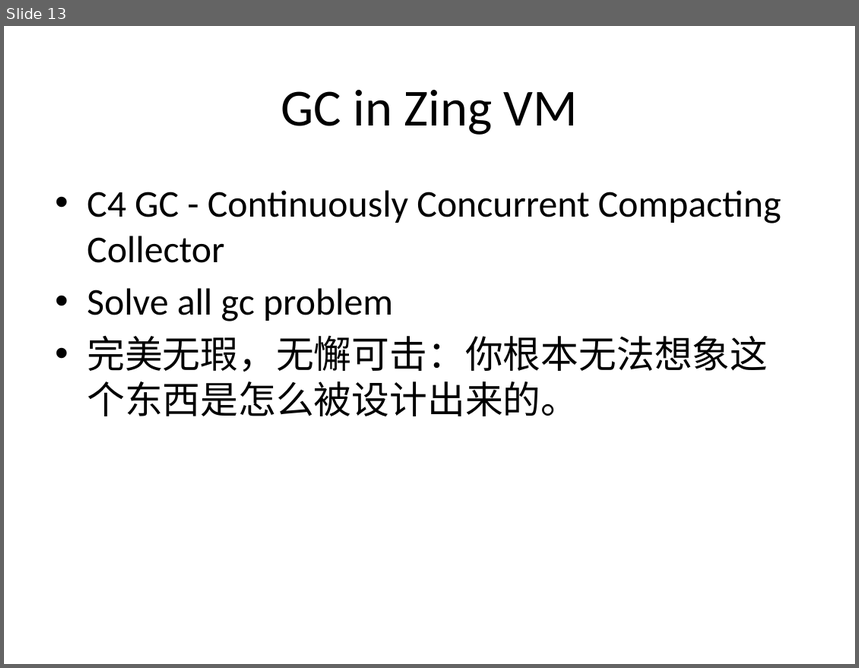
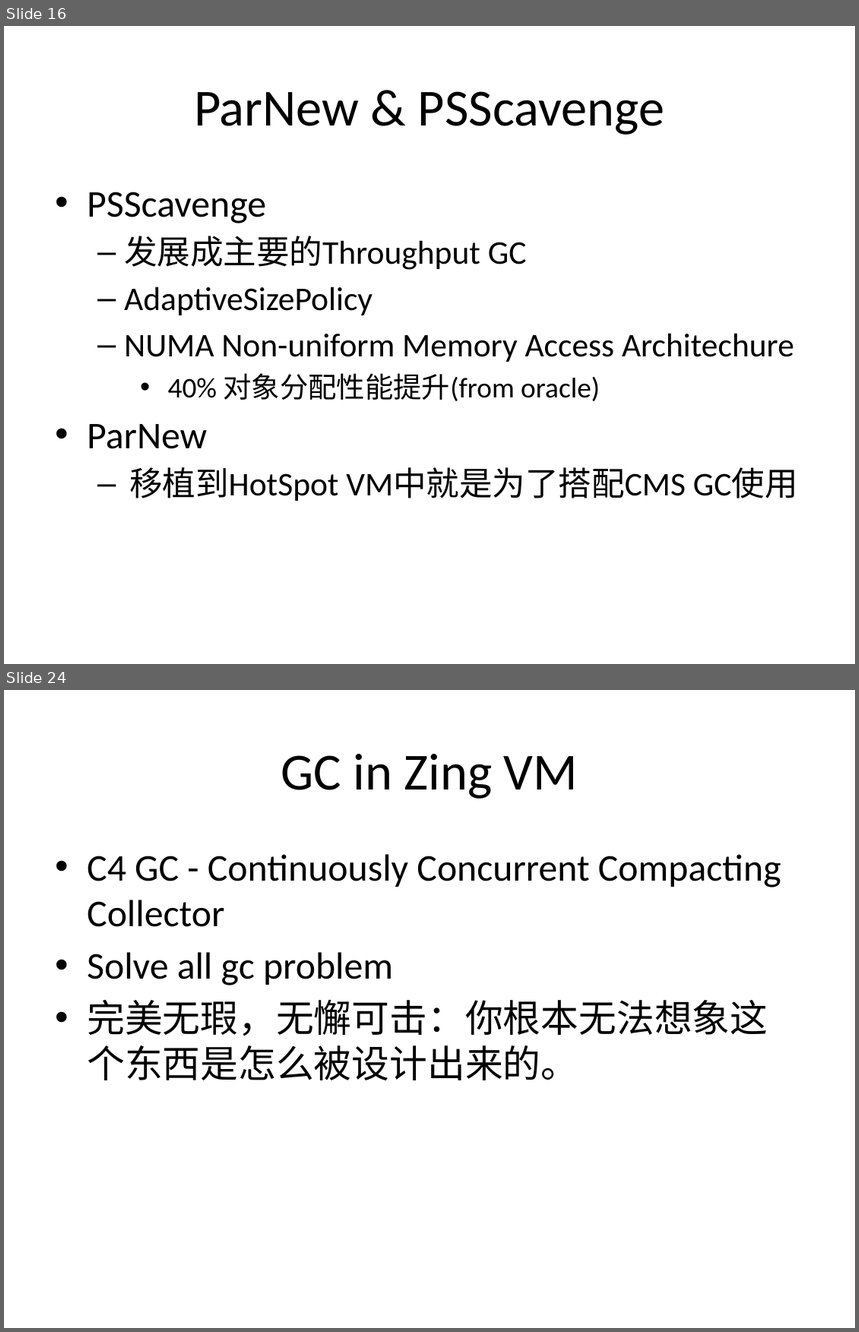
Before and after one commit to cyberdak/gc-hotspotgc, a slide deck: Garbage Collector persent.pptx. Shown one above the other, each under a label of ours: slide 13 before the commit, slides 16 and 24 after it; the slides between them are not shown. The pictures are 859x668 and 859x1332 pixels, drawn with LibreOffice and Linux fonts; fonts in the diff are those of the drawing. Boxes give left, top, right and bottom in pixels: in the first picture for what was removed or moved away, otherwise in the second. Text is boxed around its words. In the diff, an @@ line names an element or a change of style, - is before the commit and + after.

```diff
--- a/Garbage Collector persent.pptx
+++ b/Garbage Collector persent.pptx
@@ slide 16 added at (4,26,855,664), background #FFFFFF @@
@@ title added at (194,91,664,135), 44 pt, text #000000 @@
+ParNew & PSScavenge
@@ text added at (87,192,798,501), 28 pt, text #000000 @@
+• PSScavenge
+  – 发展成主要的Throughput GC
+  – AdaptiveSizePolicy
+  – NUMA Non-uniform Memory Access Architechure
+    • 40% 对象分配性能提升(from oracle)
+    • ParNew
+      – 移植到HotSpot VM中就是为了搭配CMS GC使用
@@ what was slide 13 is now slide 24 @@
```
Also in this commit, not shown: 12 slides changed, 15 other slides added, 1 slide removed, 6 other files.
